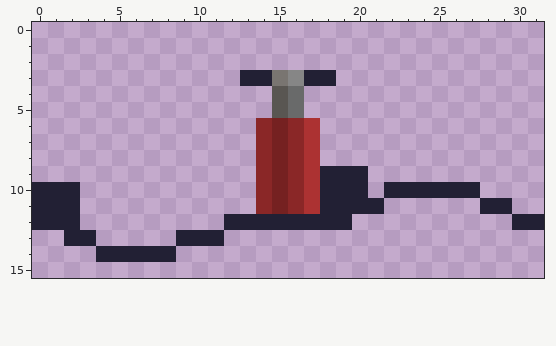
One commit to this pixel-art sprite: RawAssets/HandPump7.png. The first picture shows the starting point.
The file is 32x16 pixels.
After the commit:
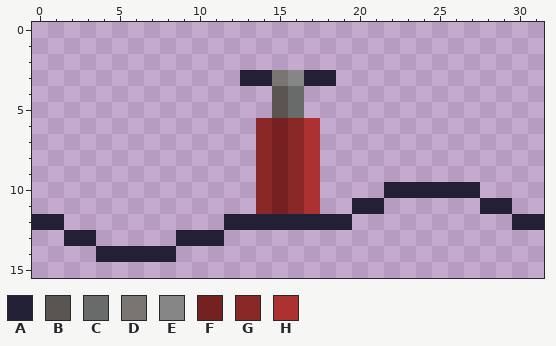
Palette (. is transparent): A #222034  B #595652  C #696a6a  D #797571  E #868686  F #752121  G #8a2727  H #ac3232
The edit:
y 9: x 18..20 AAA -> ...
y 10: x 0..2 AAA -> ...; x 18..20 AAA -> ...
y 11: x 0..2 AAA -> ...; x 18..19 AA -> ..
y 12: x 2 A -> .
Where, in picture pixels (left, top, right, bottom), the same in both pictures:
erased: (320, 166, 368, 214)
erased: (32, 182, 80, 230)
